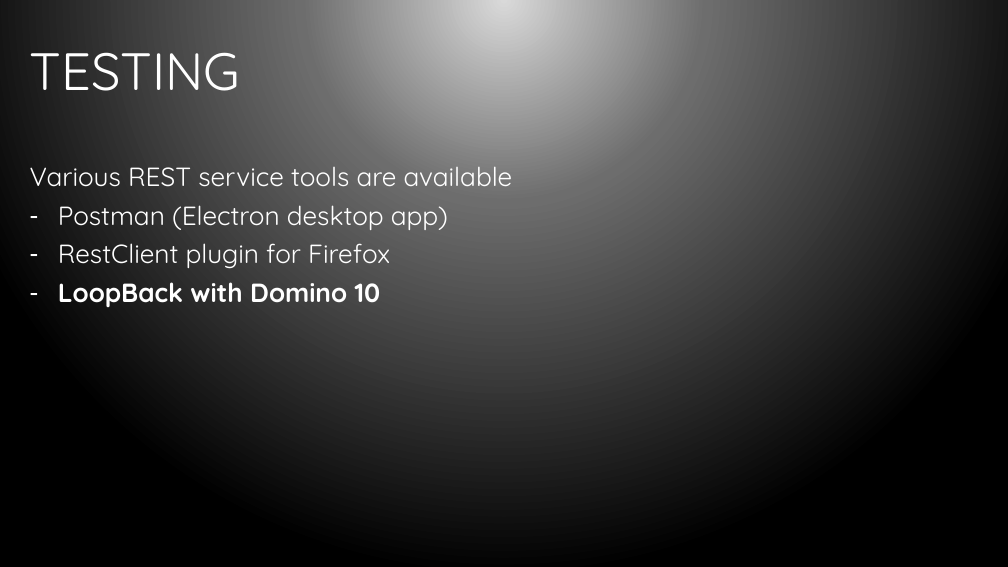
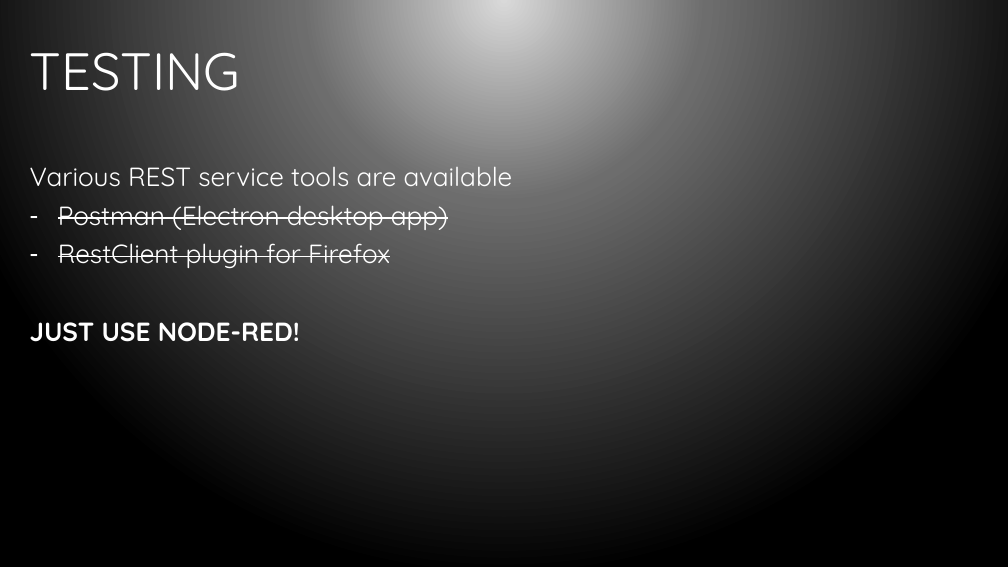
Before and after one commit to bleedingcode/domino-js-masterclass, a slide deck: slide 20 of presentation/8598 Domino and JS.pptx (slide 18 before the commit). Drawn at 1008x567 pixels with LibreOffice and Linux fonts; fonts in the diff are those of the drawing; background and template pictures are left out. Boxes give left, top, right and bottom in pixels: in the first picture for what was removed or moved away, otherwise in the second. Text is boxed around its words. In the diff, an @@ line names an element or a change of style, - is before the commit and + after.

```diff
--- a/presentation/8598 Domino and JS.pptx
+++ b/presentation/8598 Domino and JS.pptx
@@ text at [58,205,448,268]: strikethrough on in "Postman (Electron desktop app)", "RestClient plugin for Firefox" @@
@@ text at [30,322,300,342]: text changed @@
-– LoopBack with Domino 10
+JUST USE NODE-RED!
```
Also in this commit, not shown: 6 other slides changed, 3 slides added, 2 other files.
